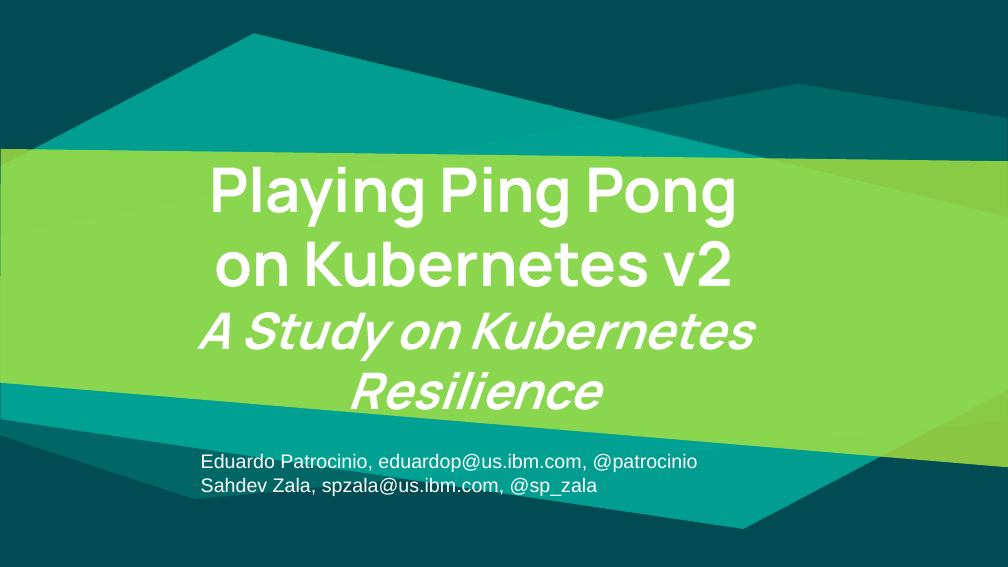
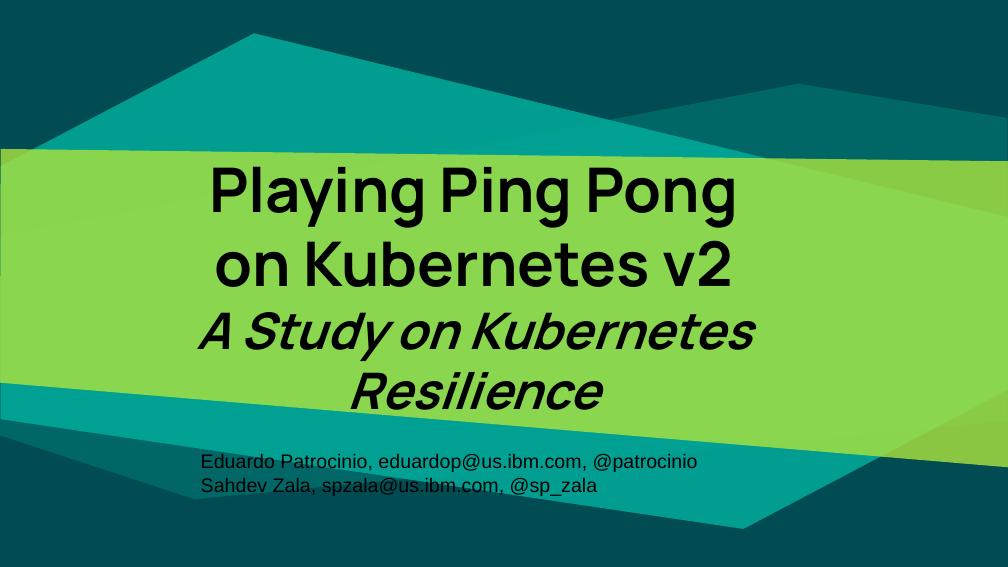
Before and after one commit to patrocinio/chaos-monkey-playing-ping-pong, a slide deck: slide 1 of v2/Presentation/Kubernetes-Resilience.pptx. Drawn at 1008x567 pixels with LibreOffice and Linux fonts; fonts in the diff are those of the drawing. Boxes give left, top, right and bottom in pixels: in the first picture for what was removed or moved away, otherwise in the second. Text is boxed around its words. In the diff, an @@ line names an element or a change of style, - is before the commit and + after.

```diff
--- a/v2/Presentation/Kubernetes-Resilience.pptx
+++ b/v2/Presentation/Kubernetes-Resilience.pptx
@@ title "Playing Ping Pong on Kubernetes ..." at (x1=196, y1=155, x2=752, y2=424): text colour #FFFFFF to #000000 @@
@@ text "Eduardo Patrocinio, eduardop@us.ibm.com, @patrocinio" at (x1=201, y1=453, x2=698, y2=496): text colour #FFFFFF to #000000 @@
```
Also in this commit, not shown: 10 other slides changed, 6 other files.
